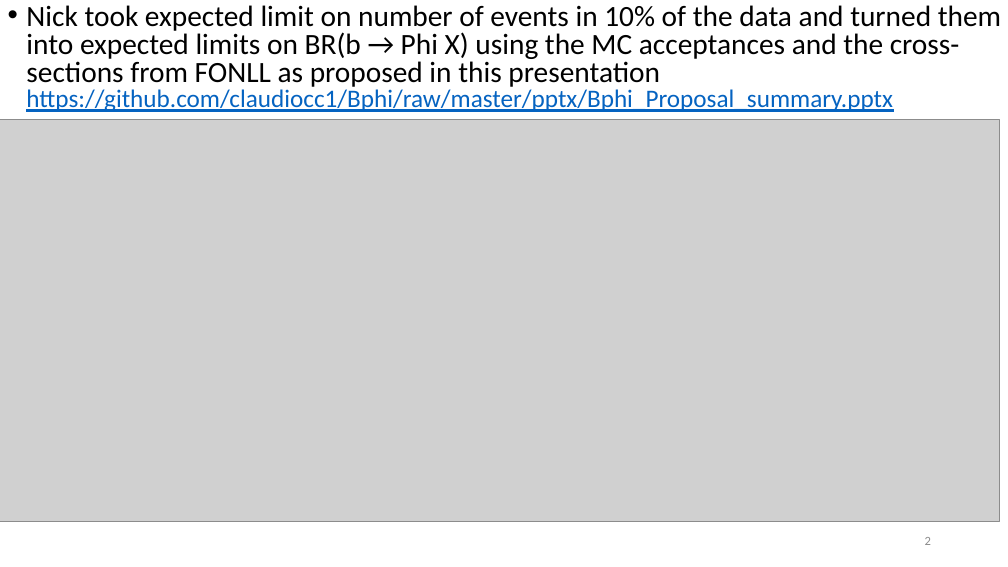
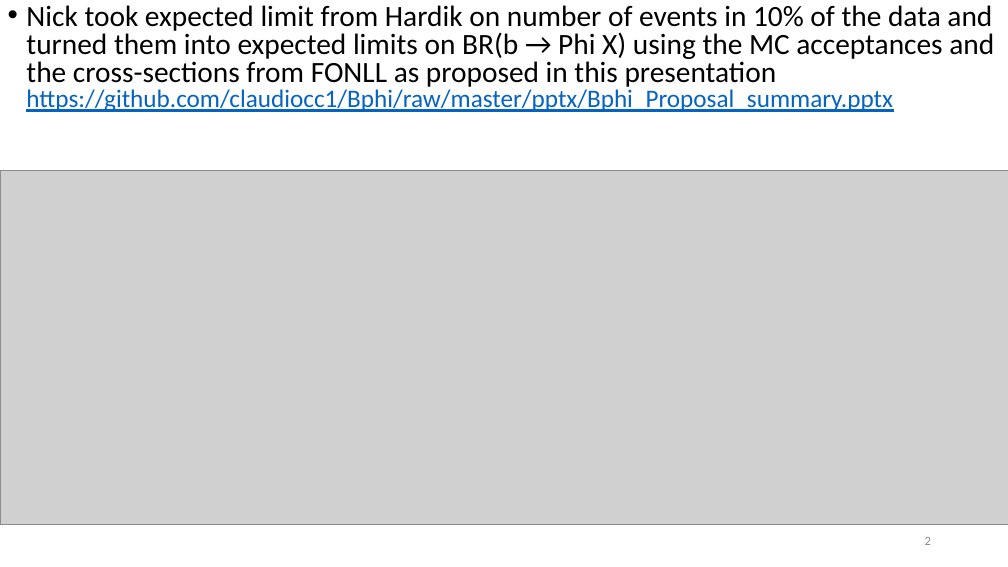
Before and after one commit to claudiocc1/Bphi, a slide deck: slide 2 of pptx/Bphi_projection_comparison_LHCB.pptx. Drawn at 1008x567 pixels with LibreOffice and Linux fonts; fonts in the diff are those of the drawing; grey boxes stand for pictures. Boxes give left, top, right and bottom in pixels: in the first picture for what was removed or moved away, otherwise in the second. Text is boxed around its words. In the diff, an @@ line names an element or a change of style, - is before the commit and + after.

```diff
--- a/pptx/Bphi_projection_comparison_LHCB.pptx
+++ b/pptx/Bphi_projection_comparison_LHCB.pptx
@@ text at [26, 5, 994, 112]: text changed @@
-• Nick took expected limit on number of events in 10% of the data and turned them into expected limits on BR(b → Phi X) using the MC acceptances and the cross-sections from FONLL as proposed in this presentation https://github.com/claudiocc1/Bphi/raw/master/pptx/Bphi_Proposal_summary.pptx
+• Nick took expected limit from Hardik on number of events in 10% of the data and turned them into expected limits on BR(b → Phi X) using the MC acceptances and the cross-sections from FONLL as proposed in this presentation https://github.com/claudiocc1/Bphi/raw/master/pptx/Bphi_Proposal_summary.pptx
@@ picture: place and size @@
-picture at [0, 119, 1000, 522]
+picture at [0, 170, 1008, 524]
```
Also in this commit, not shown: 1 other slide changed.
